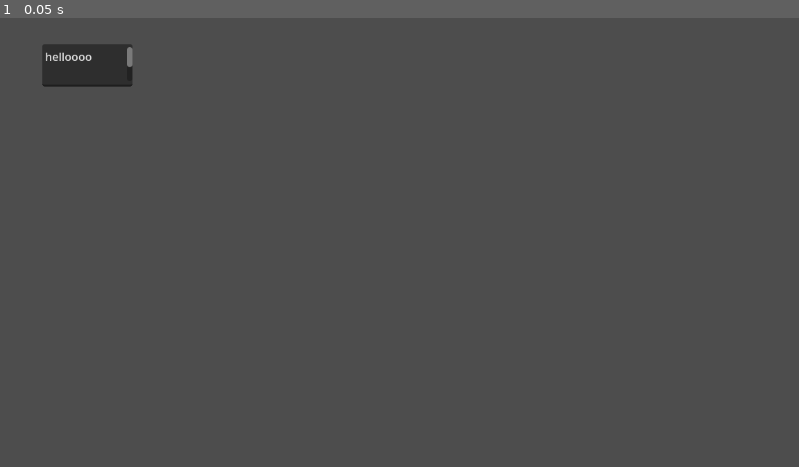
Above: before the commit, frame 1.
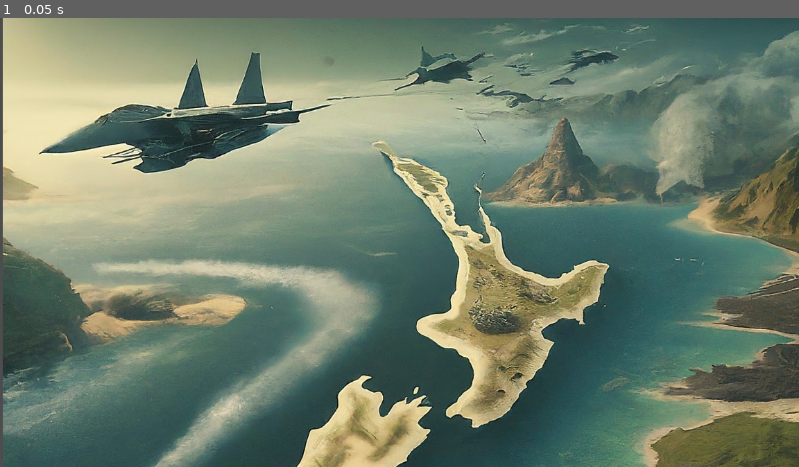
Above: after the commit, the same moment.

Repository: JustGaming6/NGJ-Studios-Project-1
Game: Godot game, scene res://Scenes/Main menu.tscn
Same seed, same stepped clock (60 frames per second), same inputs: the game is played once before the commit and once after it. The project has no main scene, so this scene is started directly.
Inputs:
- Up to frame 1 (0.05 s): no input

The runs differ from the first frame. In frame 1, 84% of the frame differs, in the area x 0-100%, y 0-100%.

Commit message:
16/2
adding map idea

Diff:
--- a/Scenes/Main menu.tscn
+++ b/Scenes/Main menu.tscn
@@ -1,13 +1,12 @@
-[gd_scene format=3 uid="uid://8r2y28v4tuit"]
+[gd_scene load_steps=2 format=3 uid="uid://8r2y28v4tuit"]
+
+[ext_resource type="Texture2D" uid="uid://bhfnd5swkicko" path="res://Assets/Images/Main menu/AI main menu.jpg" id="1_k4b0p"]
 
 [node name="Node2D" type="Node2D"]
 
 [node name="Area2D" type="Area2D" parent="."]
 
-[node name="TextEdit" type="TextEdit" parent="Area2D"]
-offset_left = 61.0
-offset_top = 38.0
-offset_right = 191.0
-offset_bottom = 99.0
-text = "helloooo
-"
+[node name="AiMainMenu" type="Sprite2D" parent="."]
+position = Vector2(579, 572)
+scale = Vector2(0.749145, 0.749145)
+texture = ExtResource("1_k4b0p")
Not shown, added: Assets/Images/Main menu/AI main menu.jpg.import
Binary file added: Assets/Images/Map of NZ/Idea for map.png
Not shown, added: Assets/Images/Map of NZ/Idea for map.png.import
Not shown, changed: regions.txt.txt
